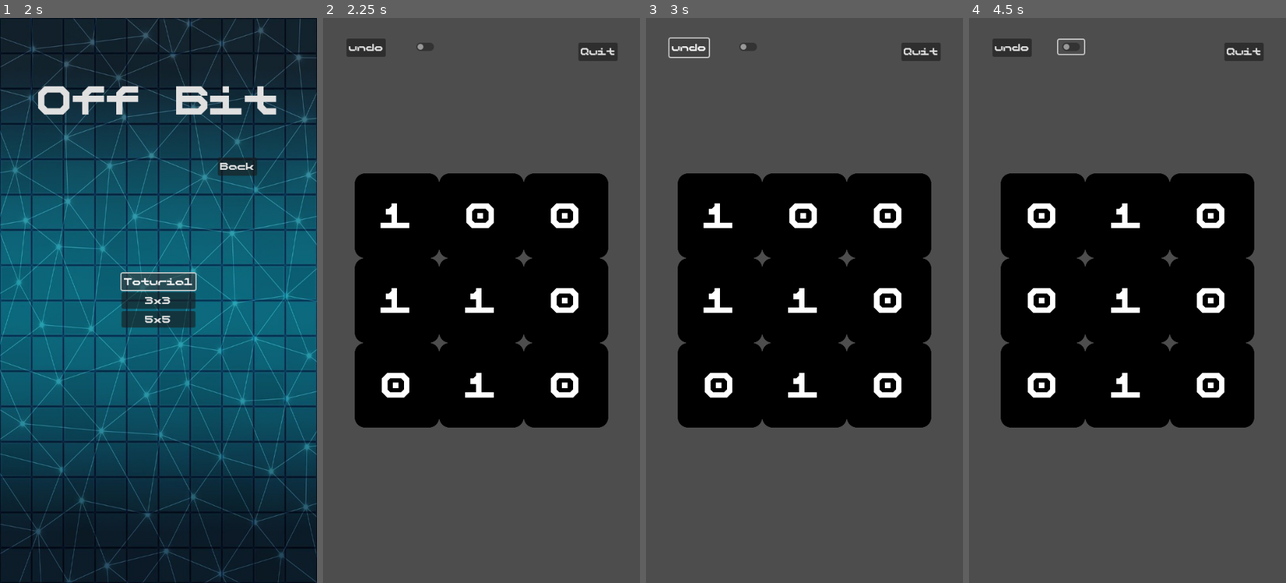
Above: before the commit, frames 1-4 (left to right).
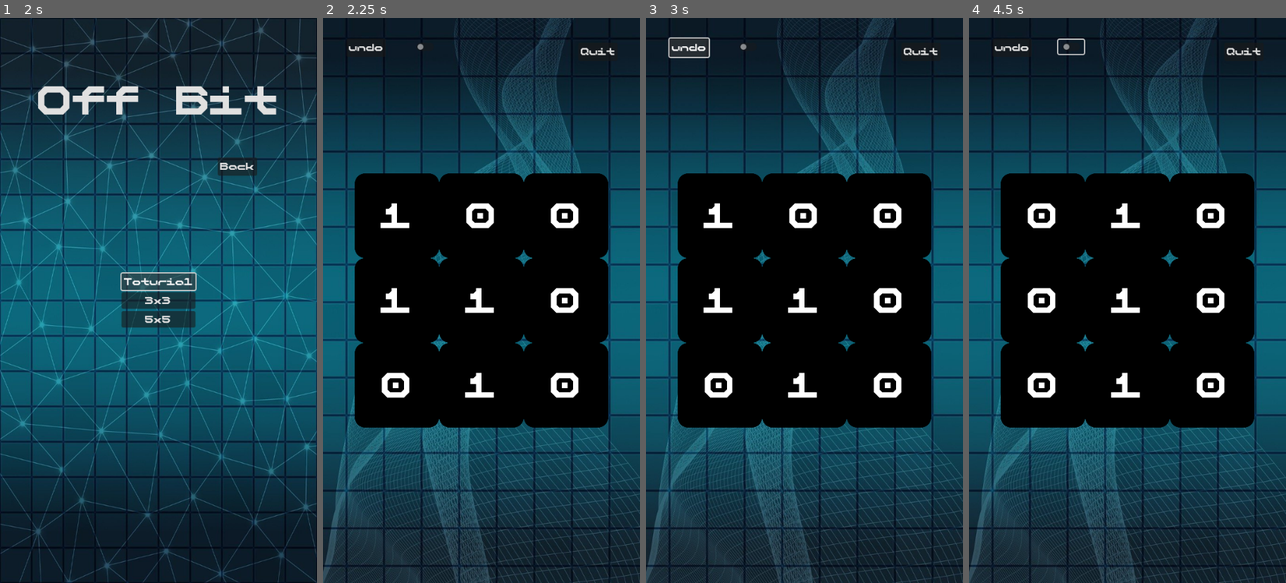
Above: after the commit, the same moments.

Repository: SytonK/off-bit
Game: Godot game, scene res://scenes/UI/menus/main menu/main_menu.tscn
Same seed, same stepped clock (60 frames per second), same inputs: the game is played once before the commit and once after it.
Inputs (mouse positions are in pixels of both pictures, inside the frame that each line leads up to):
- Up to frame 1 (2 s): click "Base mode" at 0.5 s; click "Toturial" at 1.25 s
- Up to frame 2 (2.25 s): click "3x3" at 2 s
- Up to frame 3 (3 s): click "undo" at 2.75 s
- Up to frame 4 (4.5 s): click (1070, 46) at 3.5 s; tap Enter at 4.25 s; drag from (1041, 215) to (1041, 385) at 4.27 s

Frame 1 is identical in both runs. In frame 2, 64% of the frame differs, in the area x 0-100%, y 0-100%; in frame 3, 64%; in frame 4, 64%.

Commit message:
feat/backgrounds

Diff:
--- a/scenes/UI/menus/main menu/main_menu.tscn
+++ b/scenes/UI/menus/main menu/main_menu.tscn
@@ -2,7 +2,7 @@
 
 [ext_resource type="PackedScene" uid="uid://dl15kh0veqeuc" path="res://scenes/UI/menus/base mode menu/base_mode_menu.tscn" id="1_3owgy"]
 [ext_resource type="Script" uid="uid://bsk1sjvowwt54" path="res://scripts/UI/menus/main menu/main_menu.gd" id="1_f6swy"]
-[ext_resource type="Texture2D" uid="uid://cbc6q81fku8u" path="res://assets/background.jpg" id="2_oubjp"]
+[ext_resource type="Texture2D" uid="uid://cbc6q81fku8u" path="res://assets/backgrounds/menu background.jpg" id="2_oubjp"]
 [ext_resource type="PackedScene" uid="uid://cybb6v2063up5" path="res://scenes/UI/menus/advanced mode menu/advanced_mode_menu.tscn" id="3_x7x50"]
 
 [node name="MainMenu" type="CanvasLayer"]
--- a/scenes/game/game.tscn
+++ b/scenes/game/game.tscn
@@ -1,6 +1,7 @@
-[gd_scene load_steps=6 format=3 uid="uid://c34b4psq5br4g"]
+[gd_scene load_steps=7 format=3 uid="uid://c34b4psq5br4g"]
 
 [ext_resource type="Script" uid="uid://bduq2gvjwcmfs" path="res://scripts/GameManager/game.gd" id="1_sul5r"]
+[ext_resource type="Texture2D" uid="uid://k2nbjj6wb5x0" path="res://assets/backgrounds/game background.jpg" id="2_5i0tg"]
 [ext_resource type="PackedScene" uid="uid://bdmbbe0nwcofr" path="res://scenes/UI/menus/win menu/win_menu.tscn" id="2_7h61r"]
 [ext_resource type="PackedScene" uid="uid://7a5agccxrnmc" path="res://scenes/UI/undo/undo.tscn" id="3_0sr1o"]
 [ext_resource type="PackedScene" uid="uid://d3hmeoeneou1r" path="res://scenes/UI/hint/hint.tscn" id="3_kelw5"]
@@ -8,6 +9,11 @@
 
 [node name="Game" type="Node2D"]
 script = ExtResource("1_sul5r")
+
+[node name="Sprite2D" type="Sprite2D" parent="."]
+position = Vector2(296, 483)
+scale = Vector2(0.8, 0.8)
+texture = ExtResource("2_5i0tg")
 
 [node name="CanvasLayer" type="CanvasLayer" parent="."]
 
Binary file added: assets/backgrounds/game background.jpg
Not shown, added: assets/backgrounds/game background.jpg.import
Renamed: assets/background.jpg -> assets/backgrounds/menu background.jpg
Not shown, changed: assets/backgrounds/menu background.jpg.import
